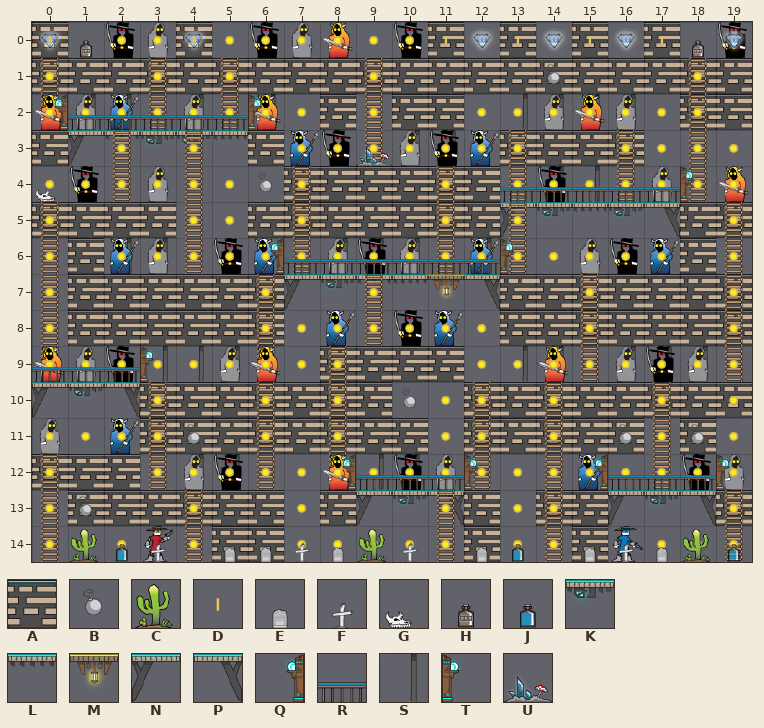
Tiled map: Tiled/level19.tmx. The first picture shows the starting point.
Cells are 50x50 px. Shown: x 0..19, y 0..14.
Key: from "bandit_spritesheet": A 40, B 57, C 65, D 68, E 76, F 77, G 85, H 116, J 121, K 217, L 218, M 241, N 244, P 245, Q 258, R 296, S 320, T 334, U 408.
_ is an empty cell.
Layers that did not change in this view are not listed.
Layer "Blocks" before, first column x 0:
 0 A___A______A_A_A_A__
 1 AAAAAAAAAAAAAAAAAAAA
 2 ________A_AA______AA
 3 ANLKKLA______AAAA___
 4 _______AAAAAA_______
 5 AAAA__AAAAAAANKLKPAA
 6 _A________________A_
 7 _AAAAAANKLLMPAAAAAAA
 8 _AAAAAA______AAAAAAA
 9 ________AAAA________
10 NKPAAAAAAA__AAAAAAAA
11 ___AAAAAAAA_AAAAA_A_
12 AAA_________________
13 _AAAAAA_ANKPA_AANKPA
14 _____AA_____A__A____
Layer "Back" before, first column x 0:
 0 __________________H_
 1 ____________________
 2 _SS_S_S______SSSS___
 3 _________USS________
 4 G_____________SS____
 5 ____________________
 6 __SS____SSS_S_______
 7 ____________________
 8 ____________________
 9 ___SSS_______SS_SSS_
10 ____________________
11 ____________________
12 ____SS___SS_________
13 ____________________
14 ____________________
Layer "Front" before, first column x 0:
 0 ____________________
 1 ____________________
 2 QRRRRRT_____________
 3 ____________________
 4 _____________RRRRRT_
 5 ____________________
 6 ______QRRRRRRT______
 7 ____________________
 8 ____________________
 9 RRRT________________
10 ____________________
11 ____________________
12 ________QRRRT__QRRRT
13 ____________________
14 _CJF_EEFECF_EJ_EFECJ
Layer "bomb" before, first column x 0:
 0 D___D______D_D_D_D__
 1 ______________B_____
 2 ____________________
 3 ____________________
 4 ______B_____________
 5 ____________________
 6 ____________________
 7 ____________________
 8 ____________________
 9 ____________________
10 __________B_________
11 ____B___________B_B_
12 ____________________
13 _B__________________
14 ____________________
New version:
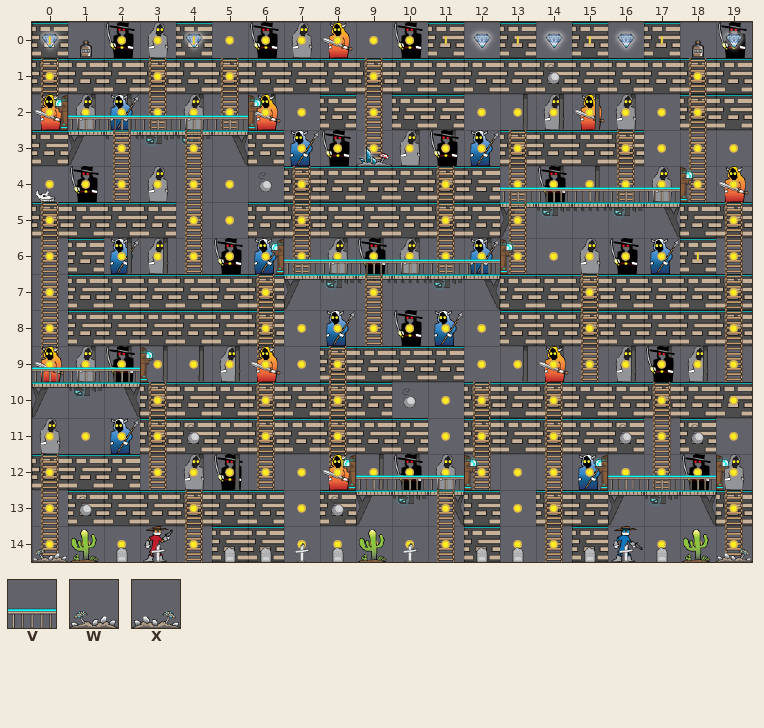
Further tiles: from "bandit_spritesheet": V 260, W 379, X 397.
Edits made:
Changed rows in their new state; . is an unchanged cell.
Layer "Blocks":
first column x 5:
 3 P
first column x 11:
 7 K
Layer "Back":
first column x 1:
 9 SS
Layer "Front":
first column x 0:
 2 .VVVVV........SS....
 3 .........U..........
 4 .............VVVVV..
 6 ..SS...VVVVVV.......
 9 VVV..S..........S.S.
12 .....S...VVV....VVV.
14 W.E..........E.....X
Layer "bomb":
first column x 18:
 6 D
first column x 8:
13 B
